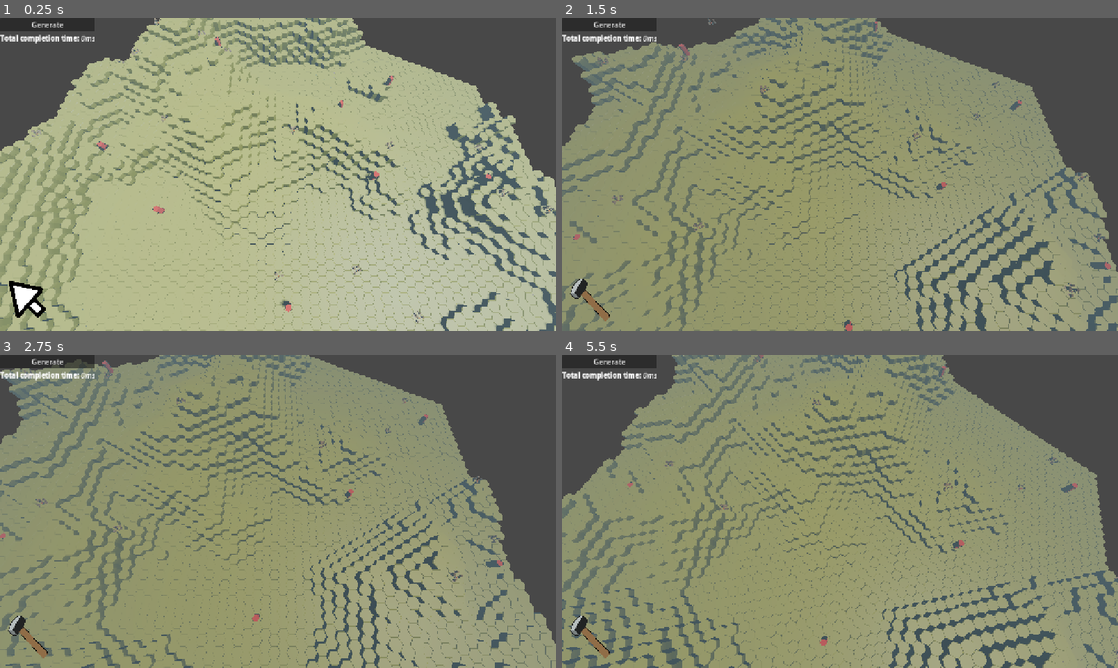
Above: before the commit, frames 1-4 (two rows, left to right).
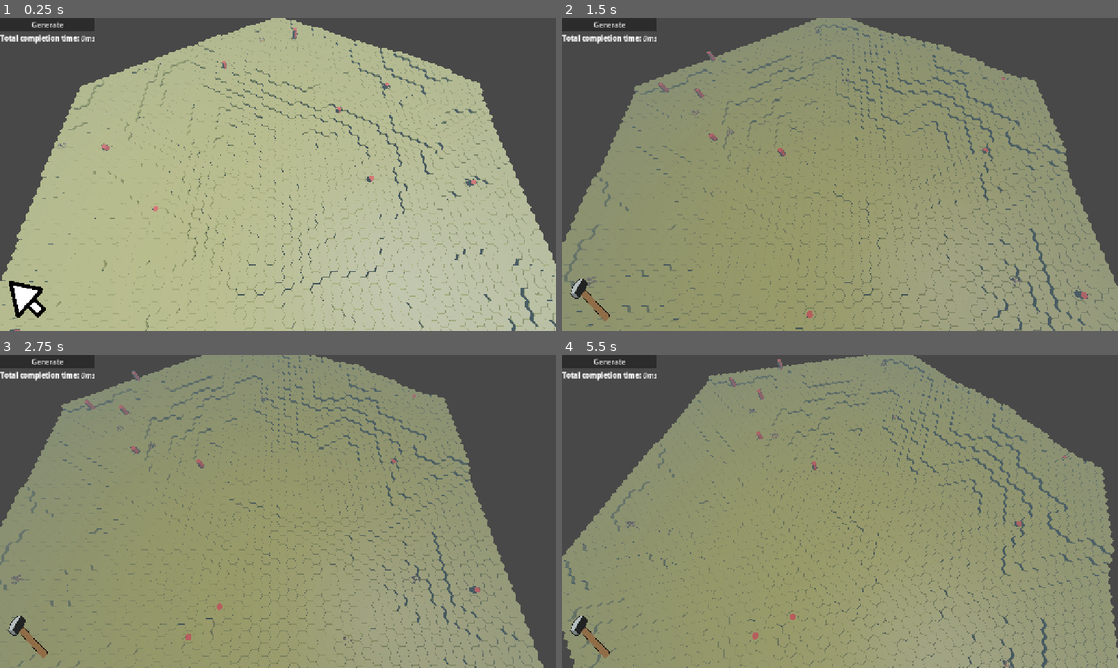
Above: after the commit, the same moments.

Repository: forzinkahd/HexaKingdomGameRepo
Game: Godot game, scene res://Scenes/GameScene.tscn
Two runs of this game, one before a commit and one after it. Both use one fixed random seed, a clock stepped at 60 frames per second and the inputs below.
Inputs (mouse positions are in pixels of both pictures, inside the frame that each line leads up to):
- Up to frame 1 (0.25 s): no input
- Up to frame 2 (1.5 s): click "Generate" at 0.5 s; tap Enter at 1.25 s; move the mouse to (962, 158) at 1.27 s; hold D (MoveRight) from 1.28 s (still down); tap 2 (Build) at 1.35 s; click (962, 158) at 1.42 s
- Up to frame 3 (2.75 s): move the mouse to (166, 527) at 2.02 s; release D (MoveRight) at 2.03 s; hold S (MoveBackwards) from 2.03 s (still down); tap 2 (Build) at 2.1 s
- Up to frame 4 (5.5 s): move the mouse to (895, 442) at 2.77 s; release S (MoveBackwards) at 2.78 s; hold D (MoveRight) 2.78-3.53 s; click (895, 442) at 2.85 s; tap 2 (Build) every 0.75 s from 3.05 to 5.3 s; move the mouse to (812, 574) at 3.52 s; hold W (MoveForward) 3.53-4.28 s; right-click (812, 574) at 3.6 s; click (812, 574) at 3.67 s; move the mouse to (1006, 558) at 4.27 s; hold Q (RotateCameraLeft) 4.28-5.03 s; hold A (MoveLeft) from 4.28 s (still down); move the mouse to (673, 464) at 5.02 s; tap E (RotateCameraRight) at 5.1 s

The runs differ from the first frame. In frame 1, 26% of the frame differs, in the area x 0-100%, y 0-100%; in frame 2, 24%; in frame 3, 23%; in frame 4, 24%.

Commit message:
Overwork Half step generation
half steps now spawn properly, but scaling is the wrong way

Diff:
--- a/Scenes/TerrainVoxels/tile_base_grass_padding.tscn
+++ b/Scenes/TerrainVoxels/tile_base_grass_padding.tscn
@@ -5,4 +5,4 @@
 [node name="tile_base_grass_padding" type="Node3D" unique_id=951288435]
 
 [node name="hex_grass2" parent="." unique_id=1467486147 instance=ExtResource("1_67b5l")]
-transform = Transform3D(0.8660254, 0, 0.5, 0, 0.5, 0, -0.5, 0, 0.8660254, 0, 0, 0)
+transform = Transform3D(1, 0, 0, 0, 0.5, 0, 0, 0, 1, 0, 0, 0)
--- a/scripts/Global/world.gd
+++ b/scripts/Global/world.gd
@@ -4,16 +4,18 @@
 var is_map_staggered = false
 var world_settings : GenerationSettings
 var noise_range : Vector2
-var surface_layer: Dictionary[Vector3i, Voxel] = {}
+var surface_layer: Dictionary[Vector2i, Voxel] = {}		# Overworking half steps
 
 
 ## Construct a dictionary for our 2d top layer of voxels
 func set_map(all_voxels, top_voxels):
 	map_as_dict.clear()
+	surface_layer.clear()
+
 	for voxel : Voxel in all_voxels:
 		map_as_dict[Vector3i(voxel.grid_position_xyz)] = voxel
-	for t_voxel in top_voxels:
-		surface_layer[Vector3i(t_voxel.grid_position_xyz)] = t_voxel
+	for t_voxel: Voxel in top_voxels:
+		surface_layer[t_voxel.grid_position_xz] = t_voxel
 
 
 func clear_map():
@@ -39,3 +41,23 @@
 		if neighbor_coords in map_as_dict:
 			neighbors.append(map_as_dict[neighbor_coords])
 	return neighbors
+
+
+func get_tile_neighbors_surface(voxel: Voxel) -> Array[Voxel]:
+	var neighbors: Array[Voxel] = []
+	var neighbor_positions = VoxelData.HEXAGONAL_NEIGHBOR_DIRECTIONS
+
+	if is_map_staggered:
+		neighbor_positions = VoxelData.NEIGHBOR_DIRECTIONS_EVEN if voxel.grid_position_xz.x % 2 == 0 else VoxelData.NEIGHBOR_DIRECTIONS_ODD
+
+
+	for direction in neighbor_positions:
+		var nxz := Vector2i(
+			voxel.grid_position_xz.x + int(direction.x),
+			voxel.grid_position_xz.y + int(direction.y)
+		)
+
+		if surface_layer.has(nxz):
+			neighbors.append(surface_layer[nxz])
+
+	return neighbors
--- a/scripts/WorldGen/Voxel/chunk.gd
+++ b/scripts/WorldGen/Voxel/chunk.gd
@@ -30,45 +30,38 @@
 		voxel_layers[y].append(v)
 
 
-# Find a voxel at a given location
-# We cant just compare against where the user clicked since voxels can have various sizes/offsets!
-# perform greedy-first-search across the relevant layer for "quick" lookup.
 func voxel_at_point(hd: HitData) -> Voxel:
-	# Move "into" the surface hit point toward the voxel center
-	var corrected_pos: Vector3 = hd.point - hd.normal * (WorldMap.world_settings.voxel_height * 0.5)
+	# convert hit point to approx grid xz using nearest neighbor search
+	# simplest: pick random surface voxel and greedy across planar neighbors (same as you do, but ignore y)
+	var corrected_pos: Vector3 = hd.point
 
-	var y := int(floor(corrected_pos.y / WorldMap.world_settings.voxel_height))
-	var layer = voxel_layers.get(y)
-	#print("Attempted select at layer:", y, " | corrected_pos:", corrected_pos)
-
-	if not layer:
-		layer = voxel_layers.get(y - 1)
-	if not layer:
+	# pick any voxel as start
+	if voxels.is_empty():
 		return null
 
-	# Start from a random voxel (or pick first)
-	var current: Voxel = layer.pick_random()
-	var current_dist: float = current.world_position.distance_to(corrected_pos)
-	var visited: Array[Voxel]
+	var current: Voxel = voxels.pick_random()
+	var current_dist: float = Vector2(current.world_position.x, current.world_position.z).distance_to(
+		Vector2(corrected_pos.x, corrected_pos.z)
+	)
+
+	var visited: Array[Voxel] = []
 
 	while true:
 		var found_better := false
-		var neighbors: Array[Voxel] = WorldMap.get_tile_neighbors_planar(current)
-		#draw_neighbors(current)
+		var neighbors: Array[Voxel] = WorldMap.get_tile_neighbors_surface(current) # NEW function
 		for n in neighbors:
 			if visited.has(n):
 				continue
-			var dist := n.world_position.distance_to(corrected_pos)
+			var dist := Vector2(n.world_position.x, n.world_position.z).distance_to(
+				Vector2(corrected_pos.x, corrected_pos.z)
+			)
 			if dist < current_dist:
 				current = n
 				current_dist = dist
 				found_better = true
 
 		visited.append(current)
-
-		# stop when no closer neighbor exists
 		if not found_better:
 			break
 
-	#print("Visited: ", visited.size(), " / ", layer.size())
 	return current
--- a/scripts/WorldGen/Voxel/voxel.gd
+++ b/scripts/WorldGen/Voxel/voxel.gd
@@ -15,3 +15,5 @@
 var placeable = true
 var occupier : Unit
 var collider
+
+var height_units: int = 0	# column height in half-steps
--- a/scripts/WorldGen/Voxel/voxel_generator.gd
+++ b/scripts/WorldGen/Voxel/voxel_generator.gd
@@ -64,6 +64,7 @@
 	surface.optimize_indices_for_cache()
 	surface.generate_normals()
 	surface.generate_tangents()
+	_build_xz_lookup()
 	WorldMap.set_map(map, surface_voxels)
 
 	return prepared_chunk(surface)
@@ -75,12 +76,14 @@
 	chunk.voxels = map
 	chunk.material_override = settings.material
 
+	var surface_tiles: Array[Voxel] = _build_surface_from_map()
+	surface_voxels = surface_tiles
+	WorldMap.set_map(map, surface_voxels)
+	print("Surface voxels:", surface_voxels.size(), " total voxels:", map.size())
+
 	# Spawn custom visuals
 	_spawn_columns(chunk)		# bottom geometry
 	_spawn_surface_tiles(chunk)	# top caps
-	#_spawn_padding(chunk) 		# half steps
-
-	#_spawn_surface_tiles(chunk)
 
 	return chunk
 
@@ -332,135 +335,108 @@
 #################################################################
 
 func _spawn_surface_tiles(chunk: Chunk) -> void:
-	if theme == null:
-		push_warning("VoxelGenerator.theme is null - no tiles will be spawned.")
-		return
-
-	for v: Voxel in surface_voxels:
+	var half_step_h := settings.voxel_height * 0.5
+
+	for v: Voxel in map:
 		var scene := _top_scene_for_voxel_type(v.type)
 		if scene == null:
 			continue
 
-		var inst := scene.instantiate() as Node3D
-
-		# Put cap on the top surface of this voxel.
-		# This is robust even if world_position.y has been altered elsewhere.
-		var cap_y := float(v.grid_position_xyz.y + 1) * settings.voxel_height
-		inst.position = Vector3(v.world_position.x, cap_y, v.world_position.z)
-
-		chunk.add_child(inst)
+		var cap := scene.instantiate() as Node3D
+		var cap_y := float(v.height_units) * half_step_h
+		cap.position = Vector3(v.world_position.x, cap_y, v.world_position.z)
+		chunk.add_child(cap)
 
 
 
 func _spawn_columns(chunk: Chunk) -> void:
-	if theme == null:
-		push_warning("No theme assigned; skipping tile spawn.")
-		return
-
-	var columns := {} # Dictionary: Vector2i -> Array[Voxel]
+	var half_step_h := settings.voxel_height * 0.5
+
+	for v: Voxel in map:
+		if v.height_units <= 0:
+			continue
+
+		var scene := _bottom_scene_for_voxel_type(v.type)
+		if scene == null:
+			continue
+
+		var bottom := scene.instantiate() as Node3D
+
+		# height in world units
+		var height_world := float(v.height_units) * half_step_h
+
+		# If bottom mesh is 1.0 world unit tall at scale.y=1, scale directly:
+		bottom.scale.y = height_world
+
+		# Base at y=0
+		bottom.position = Vector3(v.world_position.x, 0.0, v.world_position.z)
+
+		chunk.add_child(bottom)
+
+
+func _build_surface_from_map() -> Array[Voxel]:
+	var surface := {} # Dictionary: Vector2i -> Voxel (topmost)
 
 	for v: Voxel in map:
 		if v.type == VoxelData.voxel_type.AIR:
 			continue
 		var key: Vector2i = v.grid_position_xz
-		if not columns.has(key):
-			columns[key] = [] as Array[Voxel]
-		(columns[key] as Array[Voxel]).append(v)
-
-	for key in columns.keys():
-		var col: Array[Voxel] = columns[key] as Array[Voxel]
-		col.sort_custom(func(a: Voxel, b: Voxel) -> bool:
-			return a.grid_position_xyz.y < b.grid_position_xyz.y
-		)
-
-		var top_voxel: Voxel = col[col.size() - 1]
-		var top_y: int = top_voxel.grid_position_xyz.y
-
-		var bottom_scene := _bottom_scene_for_voxel_type(top_voxel.type)
-		if bottom_scene == null:
-			continue
-
-		var bottom := bottom_scene.instantiate() as Node3D
-
-		"""# Column runs from y=0 up to the TOP of the top voxel (cap will sit above that).
-		# If your bottom mesh is "1 voxel tall" at scale.y = 1, then this is correct:
-		var column_voxel_height := float(top_y + 0)	# was + 1, better with 0
-		bottom.scale.y = -column_voxel_height 		# scale upwards rather than downwards
-
-		# Place bottom at base. Use the x/z of the column and y=0.
-		# IMPORTANT: this assumes voxel.world_position is at the voxel base for y=0.
-		# We can use the top voxel's x/z because all in column share it.
-		bottom.position = Vector3(top_voxel.world_position.x, 0.0, top_voxel.world_position.z)"""
-
-		# Looks good so far 05.02.2026
-
-		# Height in full voxel steps from base (y=0) to top surface of top voxel
-		var height_steps := float(top_y + 0)
-
-		# Cap plane (top surface) in world Y
-		var cap_y := height_steps * settings.voxel_height
-
-		# Scale normally (positive)
-		bottom.scale.y = height_steps
-
-		# Now force the bottom column to end at cap_y (so it never overlaps the cap)
-		# This assumes your bottom mesh at scale.y=1 has height == settings.voxel_height and is authored with its BASE at y=0.
-		# If your bottom mesh is authored with its TOP at y=0, swap the formula (see note below).
-		bottom.position = Vector3(top_voxel.world_position.x, cap_y, top_voxel.world_position.z)
-
-		chunk.add_child(bottom)
+		if not surface.has(key) or v.grid_position_xyz.y > (surface[key] as Voxel).grid_position_xyz.y:
+			surface[key] = v
+
+	# convert dict values to array
+	var out: Array[Voxel] = []
+	for k in surface.keys():
+		out.append(surface[k] as Voxel)
+	return out
 
 
 func _spawn_padding(chunk: Chunk) -> void:
-	if theme == null:
+	if theme == null or theme.grass_padding_scene == null:
 		return
-	if theme.grass_padding_scene == null:
-		return
-
-	var dirs = VoxelData.get_tile_neighbor_table(0) # we’ll request per x later if needed
-	var pad_h := settings.voxel_height * theme.padding_height_fraction
-
-	for v: Voxel in surface_voxels:
-		var v_y := v.grid_position_xyz.y
-		var table = VoxelData.get_tile_neighbor_table(v.grid_position_xyz.x)
+
+	var half_step_h := settings.voxel_height * 0.5
+
+	for v: Voxel in map:
+		var table = VoxelData.get_tile_neighbor_table(v.grid_position_xz.x)
 
 		for i in range(6):
-			var npos := Vector3i(
-				v.grid_position_xyz.x + table[i].x,
-				v.grid_position_xyz.y,
-				v.grid_position_xyz.z + table[i].y
-			)
-
-			# Find the neighbor surface height by scanning downward until solid, then surface
-			# Simplest: look for voxel at same y and below
-			var ny := v_y
-			while ny >= 0:
-				var nv: Voxel = map_dict.get(Vector3i(npos.x, ny, npos.z))
-				if nv != null and nv.type != VoxelData.voxel_type.AIR:
-					break
-				ny -= 1
-
-			# If neighbor column is exactly 1 lower, place padding at half step
-			if ny == v_y - 1:
+			var nx: int = v.grid_position_xz.x + int(table[i].x)
+			var nz: int = v.grid_position_xz.y + int(table[i].y)
+
+			# You need a lookup by xz. Build it once:
+			# map_xz[key] = voxel
+			# (see note below)
+
+			var n: Voxel = _map_xz.get(Vector2i(nx, nz))
+			if n == null:
+				continue
+
+			if v.height_units - n.height_units == 1:
 				var pad_scene := _padding_scene_for_voxel_type(v.type)
 				if pad_scene == null:
 					continue
 
 				var pad := pad_scene.instantiate() as Node3D
 
-				# place at edge midpoint between v and neighbor, at half height below v cap
 				var a: Vector3 = base_vertices[i] * settings.voxel_size
 				var b: Vector3 = base_vertices[(i + 1) % 6] * settings.voxel_size
 				var mid: Vector3 = (a + b) * 0.5
 
-				var cap_y := float(v_y + 1) * settings.voxel_height
-				pad.position = Vector3(v.world_position.x + mid.x, cap_y - pad_h, v.world_position.z + mid.z)
-
-				# rotate to face outward along that edge (if your padding mesh needs it)
+				# place at the “half step” between the two
+				var pad_y := float(n.height_units) * half_step_h
+				pad.position = Vector3(v.world_position.x + mid.x, pad_y, v.world_position.z + mid.z)
+
 				pad.rotation.y = atan2(mid.z, mid.x)
-
 				chunk.add_child(pad)
 
+
+var _map_xz: Dictionary = {}
+
+func _build_xz_lookup() -> void:
+	_map_xz.clear()
+	for v: Voxel in map:
+		_map_xz[v.grid_position_xz] = v
 
 
 func _top_scene_for_voxel_type(t) -> PackedScene:
@@ -486,14 +462,6 @@
 		_:
 			return theme.grass_padding_scene
 
-##########################################
-
-
-"""func _scene_for_voxel_type(t) -> PackedScene:
-	match t:
-		VoxelData.voxel_type.GRASS:
-			return theme.grass_tile_scene
-		VoxelData.voxel_type.STONE:
-			return theme.stone_tile_scene
-		_:
-			return theme.dirt_tile_scene"""
+
+func _step_h() -> float:
+	return settings.voxel_height * 0.5
--- a/scripts/WorldGen/generation_settings.gd
+++ b/scripts/WorldGen/generation_settings.gd
@@ -30,3 +30,8 @@
 @export var spawn_villages_and_units = true
 @export var map_edge_buffer = 2
 @export_range(1, 99) var spacing = 6
+
+# Overworking half steps
+@export_category("Half steps")
+@export var use_half_steps: bool = true
+@export_range(1, 256, 1) var max_height_units: int = 8
--- a/scripts/WorldGen/grid_mapper.gd
+++ b/scripts/WorldGen/grid_mapper.gd
@@ -26,6 +26,9 @@
 			stagger = true
 			voxels = generate_map(rectangle_bounds(), stagger, circular_buffer_filter, circle_shape_filter)
 
+	for v in voxels:
+		assign_height_units(v)
+
 	print("Created ", voxels.size(), " positions")
 	print("Noise Range: ", noise_range)
 	WorldMap.noise_range = noise_range
@@ -37,13 +40,24 @@
 	var voxel_array: Array[Voxel] = []
 	for c in bounds.call():
 		for r in bounds.call(c):
-			for h in range(settings.max_height):
-				if shape_filter and not shape_filter.call(c, r):
-					continue
-				var pos = Vector3(c, h, r) #column, height, row
-				var voxel = generate_voxel(pos, stagger)
-				modify_voxel(voxel, buffer_filter) #Hills, ocean, buffer
-				voxel_array.append(voxel)
+			if shape_filter and not shape_filter.call(c, r):
+				continue
+
+			var v := Voxel.new()
+			v.grid_position_xyz = Vector3i(c, 0, r)
+			v.grid_position_xz = Vector2i(c, r)
+
+			# World position is BASE position (y=0)
+			v.world_position = tile_to_world(Vector3(c, 0, r), stagger)
+
+			# Noise computed from xz at base
+			v.noise = noise_at_tile(v.world_position, settings.noise)
+
+			if buffer_filter.call(c, r, settings.radius - settings.map_edge_buffer):
+				v.buffer = true
+
+			voxel_array.append(v)
+
 	return voxel_array
 
 
@@ -87,6 +101,25 @@
 		noise_range.y = value
 
 	return value
+
+
+func assign_height_units(v: Voxel) -> void:
+	# normalize noise [-1..1-ish] to [0..1]
+	var n: float = float(v.noise)
+	var min_n: float = float(noise_range.x)
+	var max_n: float = float(noise_range.y)
+
+	var denom: float = max(0.000001, max_n - min_n)
+
+	var t: float = clampf((n - min_n) / denom, 0.0, 1.0)
+
+	# map to integer half-steps
+	v.height_units = int(round(t * float(settings.max_height_units)))
+
+	# optional: keep buffer flatter / lower
+	if v.buffer:
+		v.height_units = min(v.height_units, 2)
+
 
 
 ### Bounds
--- a/scripts/WorldGen/world_gen.gd
+++ b/scripts/WorldGen/world_gen.gd
@@ -90,7 +90,7 @@
 func get_placeable_voxels() -> Array[Voxel]:
 	var placeable_tiles : Array[Voxel] = []
 	for key in WorldMap.surface_layer:
-		var voxel = WorldMap.surface_layer[key]
+		var voxel: Voxel = WorldMap.surface_layer[key]
 		if voxel.buffer or not voxel.placeable:
 			continue
 		placeable_tiles.append(voxel)
